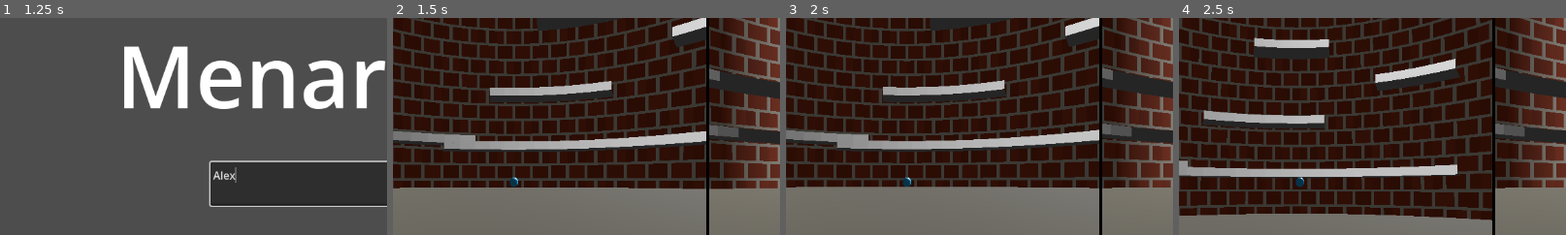
Above: before the commit, frames 1-4 (left to right).
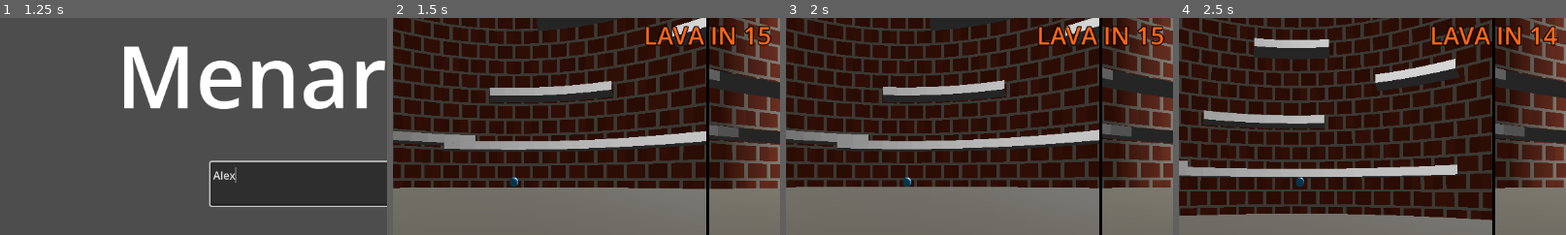
Above: after the commit, the same moments.

Repository: OngYean/menara-io
Game: Godot game, scene res://scenes/main_menu.tscn
The game is run twice, just before and just after one commit, with the same random seed, the same clock (stepped at 60 frames per second) and the same inputs.
Inputs (mouse positions are % of the whole screen's width and height, from its top left):
- Up to frame 1 (1.25 s): click (52, 50) at 0.52 s; type "Alex" at 0.6 s
- Up to frame 2 (1.5 s): click "Start" at 1.25 s
- Up to frame 3 (2 s): no input
- Up to frame 4 (2.5 s): tap Enter at 2 s; hold D (p1_move_right) from 2.03 s (still down); tap S (p1_fall) at 2.1 s; tap W (p1_jump) at 2.27 s
The pictures show only the part of the screen within x 9-59%, y 12-62%; the shares and areas given below are measured in that part.

Frame 1 is identical in both runs. In frame 2, 1.5% of the frame differs, in the area x 65-98%, y 3-13%; in frame 3, 1.5%; in frame 4, 1.5%.

Commit message:
feat: Add static lava mechanics

Diff:
--- a/scripts/game.gd
+++ b/scripts/game.gd
@@ -14,6 +14,13 @@
 ## Camera settings (same as tower_camera.gd, inlined for SubViewport cameras).
 @export var camera_distance: float = 35.0
 @export var camera_smoothing: float = 12.0
+
+## Lava settings.
+@export var grace_period: float = 15.0
+@export var lava_rise_speed: float = 3.0
+@export var lava_start_y: float = -10.0
+@export var lava_radius: float = 29.5
+@export var lava_column_height: float = 400.0
 
 var _generator: Node3D
 var _player1: Node3D
@@ -32,6 +39,16 @@
 ## UI State
 var _elapsed_time: float = 0.0
 var _timer_label: Label
+var _winner_label: Label
+var _grace_label: Label
+
+## Lava state
+var _lava_mesh: MeshInstance3D
+var _lava_y: float = -10.0
+var _lava_active: bool = false
+var _game_over: bool = false
+var _p1_alive: bool = true
+var _p2_alive: bool = true
 
 func _ready() -> void:
 	randomize()
@@ -54,6 +71,7 @@
 		old_pivot.queue_free()
 
 	_setup_split_screen()
+	_setup_lava()
 
 	## Seed platforms.
 	if _generator and _generator.has_method("generate_initial"):
@@ -62,7 +80,15 @@
 			start_y = _player1.global_position.y
 		_generator.generate_initial(start_y, start_y + 20.0)
 
+	_lava_y = lava_start_y
+
 func _process(delta: float) -> void:
+	if _game_over:
+		## Keep cameras alive but freeze everything else.
+		_update_camera(_cam1, _player1, delta)
+		_update_camera(_cam2, _player2, delta)
+		return
+
 	_elapsed_time += delta
 	if _timer_label:
 		var mins := int(_elapsed_time) / 60
@@ -70,11 +96,28 @@
 		var ms := int((_elapsed_time - int(_elapsed_time)) * 100)
 		_timer_label.text = "%02d:%02d.%02d" % [mins, secs, ms]
 
+	## --- Grace period -----------------------------------------------------
+	if not _lava_active:
+		var remaining := grace_period - _elapsed_time
+		if remaining <= 0.0:
+			_lava_active = true
+			if _grace_label:
+				_grace_label.queue_free()
+				_grace_label = null
+		elif _grace_label:
+			_grace_label.text = "LAVA IN %d" % ceili(remaining)
+
+	## --- Lava rising ------------------------------------------------------
+	if _lava_active:
+		_lava_y += lava_rise_speed * delta
+		_update_lava_position()
+		_check_lava_kills()
+
 	## Use the highest player Y for world extension logic.
 	var max_y: float = -INF
-	if _player1:
+	if _player1 and _p1_alive:
 		max_y = maxf(max_y, _player1.global_position.y)
-	if _player2:
+	if _player2 and _p2_alive:
 		max_y = maxf(max_y, _player2.global_position.y)
 	if max_y == -INF:
 		return
@@ -83,9 +126,6 @@
 	if _generator:
 		if _generator.has_method("extend_to"):
 			_generator.extend_to(max_y)
-		## Culling disabled for now – re-enable when ready.
-		#if _generator.has_method("cull_below"):
-		#	_generator.cull_below(max_y)
 
 	## --- Keep the sun following the highest player so lighting stays -------
 	if _sun:
@@ -104,6 +144,153 @@
 	clone.position = Vector3(0.0, _tower_top_y + tower_height * 0.5, 0.0)
 	add_child(clone)
 	_tower_top_y += tower_height
+
+## -------------------------------------------------------------------------
+## Lava
+## -------------------------------------------------------------------------
+
+func _setup_lava() -> void:
+	## Create a tall cylinder that represents the lava column.
+	## Its TOP surface sits at _lava_y.  We position it so top = _lava_y.
+	var lava_mat := ShaderMaterial.new()
+	lava_mat.shader = _create_lava_shader()
+
+	var cyl := CylinderMesh.new()
+	cyl.top_radius = lava_radius
+	cyl.bottom_radius = lava_radius
+	cyl.height = lava_column_height
+	cyl.radial_segments = 96
+	cyl.rings = 1
+	cyl.material = lava_mat
+
+	_lava_mesh = MeshInstance3D.new()
+	_lava_mesh.mesh = cyl
+	_lava_mesh.name = "Lava"
+	add_child(_lava_mesh)
+
+	_update_lava_position()
+
+func _update_lava_position() -> void:
+	if _lava_mesh:
+		## CylinderMesh is centred on its origin; shift so TOP = _lava_y.
+		_lava_mesh.position = Vector3(0.0, _lava_y - lava_column_height * 0.5, 0.0)
+
+func _check_lava_kills() -> void:
+	if _p1_alive and _player1 and _player1.global_position.y < _lava_y:
+		_kill_player(1)
+	if _p2_alive and _player2 and _player2.global_position.y < _lava_y:
+		_kill_player(2)
+
+func _kill_player(player_index: int) -> void:
+	if player_index == 1:
+		_p1_alive = false
+		if _player1:
+			_player1.set_physics_process(false)
+			_player1.visible = false
+		if _p2_alive:
+			_declare_winner("PLAYER 2 WINS!")
+		else:
+			_declare_winner("DRAW!")
+	elif player_index == 2:
+		_p2_alive = false
+		if _player2:
+			_player2.set_physics_process(false)
+			_player2.visible = false
+		if _p1_alive:
+			_declare_winner("PLAYER 1 WINS!")
+		else:
+			_declare_winner("DRAW!")
+
+func _declare_winner(text: String) -> void:
+	_game_over = true
+	if _winner_label:
+		_winner_label.text = text
+		_winner_label.visible = true
+
+func _create_lava_shader() -> Shader:
+	var shader := Shader.new()
+	shader.code = """shader_type spatial;
+render_mode cull_disabled, unshaded;
+
+uniform float time_scale : hint_range(0.1, 5.0) = 1.0;
+
+// Simplex-ish hash for noise
+vec2 hash22(vec2 p) {
+	p = vec2(dot(p, vec2(127.1, 311.7)), dot(p, vec2(269.5, 183.3)));
+	return -1.0 + 2.0 * fract(sin(p) * 43758.5453123);
+}
+
+float noise(vec2 p) {
+	vec2 i = floor(p);
+	vec2 f = fract(p);
+	vec2 u = f * f * (3.0 - 2.0 * f);
+	return mix(
+		mix(dot(hash22(i), f),
+			dot(hash22(i + vec2(1.0, 0.0)), f - vec2(1.0, 0.0)), u.x),
+		mix(dot(hash22(i + vec2(0.0, 1.0)), f - vec2(0.0, 1.0)),
+			dot(hash22(i + vec2(1.0, 1.0)), f - vec2(1.0, 1.0)), u.x),
+		u.y
+	);
+}
+
+float fbm(vec2 p) {
+	float v = 0.0;
+	float a = 0.5;
+	vec2 shift = vec2(100.0);
+	for (int i = 0; i < 4; i++) {
+		v += a * noise(p);
+		p = p * 2.0 + shift;
+		a *= 0.5;
+	}
+	return v;
+}
+
+void vertex() {
+	float t = TIME * time_scale;
+	// Wave displacement on the top face (normal pointing up)
+	if (NORMAL.y > 0.5) {
+		float wave = fbm(VERTEX.xz * 0.15 + t * 0.3) * 1.5;
+		wave += sin(VERTEX.x * 0.5 + t * 2.0) * 0.3;
+		wave += cos(VERTEX.z * 0.4 + t * 1.5) * 0.3;
+		VERTEX.y += wave;
+	}
+}
+
+void fragment() {
+	float t = TIME * time_scale;
+	vec2 uv = UV;
+
+	// Only shade the top surface with full lava detail
+	if (NORMAL.y > 0.3) {
+		float n1 = fbm(uv * 6.0 + vec2(t * 0.2, t * 0.15));
+		float n2 = fbm(uv * 4.0 - vec2(t * 0.1, t * 0.25));
+		float combined = (n1 + n2) * 0.5 + 0.5;
+
+		vec3 hot = vec3(1.0, 0.85, 0.2);   // bright yellow
+		vec3 warm = vec3(1.0, 0.35, 0.05);  // orange
+		vec3 cool = vec3(0.6, 0.08, 0.02);  // dark red
+		vec3 crust = vec3(0.15, 0.04, 0.02); // near-black crust
+
+		vec3 col;
+		if (combined > 0.7) {
+			col = mix(warm, hot, (combined - 0.7) / 0.3);
+		} else if (combined > 0.4) {
+			col = mix(cool, warm, (combined - 0.4) / 0.3);
+		} else {
+			col = mix(crust, cool, combined / 0.4);
+		}
+
+		ALBEDO = col;
+		EMISSION = col * 2.5;
+	} else {
+		// Side walls – glowing orange
+		vec3 side_col = vec3(0.9, 0.25, 0.03);
+		ALBEDO = side_col;
+		EMISSION = side_col * 1.5;
+	}
+}
+"""
+	return shader
 
 ## -------------------------------------------------------------------------
 ## Split-screen setup
@@ -167,7 +354,7 @@
 	_cam2.current = true
 	right_vp.add_child(_cam2)
 
-	## --- UI Overlay ---
+	## --- UI Overlay (added last so it renders on top) ---
 	var separator := ColorRect.new()
 	separator.color = Color.BLACK
 	separator.anchor_left = 0.5
@@ -190,6 +377,37 @@
 	_timer_label.add_theme_constant_override("outline_size", 8)
 	canvas.add_child(_timer_label)
 
+	## Grace period countdown label
+	_grace_label = Label.new()
+	_grace_label.anchor_left = 0.5
+	_grace_label.anchor_right = 0.5
+	_grace_label.anchor_top = 0.0
+	_grace_label.offset_top = 80
+	_grace_label.grow_horizontal = Control.GROW_DIRECTION_BOTH
+	_grace_label.horizontal_alignment = HORIZONTAL_ALIGNMENT_CENTER
+	_grace_label.text = "LAVA IN %d" % ceili(grace_period)
+	_grace_label.add_theme_font_size_override("font_size", 36)
+	_grace_label.add_theme_color_override("font_color", Color(1.0, 0.4, 0.1))
+	_grace_label.add_theme_color_override("font_outline_color", Color.BLACK)
+	_grace_label.add_theme_constant_override("outline_size", 6)
+	canvas.add_child(_grace_label)
+
+	## Winner announcement label (hidden until game over)
+	_winner_label = Label.new()
+	_winner_label.anchor_left = 0.0
+	_winner_label.anchor_right = 1.0
+	_winner_label.anchor_top = 0.4
+	_winner_label.anchor_bottom = 0.6
+	_winner_label.horizontal_alignment = HORIZONTAL_ALIGNMENT_CENTER
+	_winner_label.vertical_alignment = VERTICAL_ALIGNMENT_CENTER
+	_winner_label.text = ""
+	_winner_label.visible = false
+	_winner_label.add_theme_font_size_override("font_size", 72)
+	_winner_label.add_theme_color_override("font_color", Color(1.0, 0.9, 0.2))
+	_winner_label.add_theme_color_override("font_outline_color", Color.BLACK)
+	_winner_label.add_theme_constant_override("outline_size", 10)
+	canvas.add_child(_winner_label)
+
 	## Initialise camera positions so the first frame isn't jarring.
 	if _player1:
 		_cam1.global_position = _get_desired_cam_pos(_player1)
